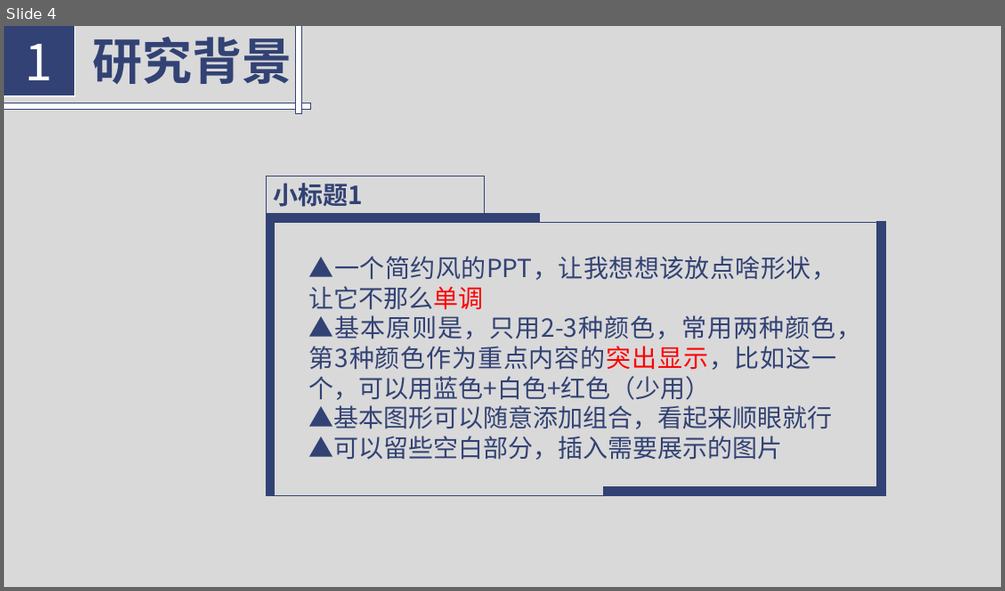
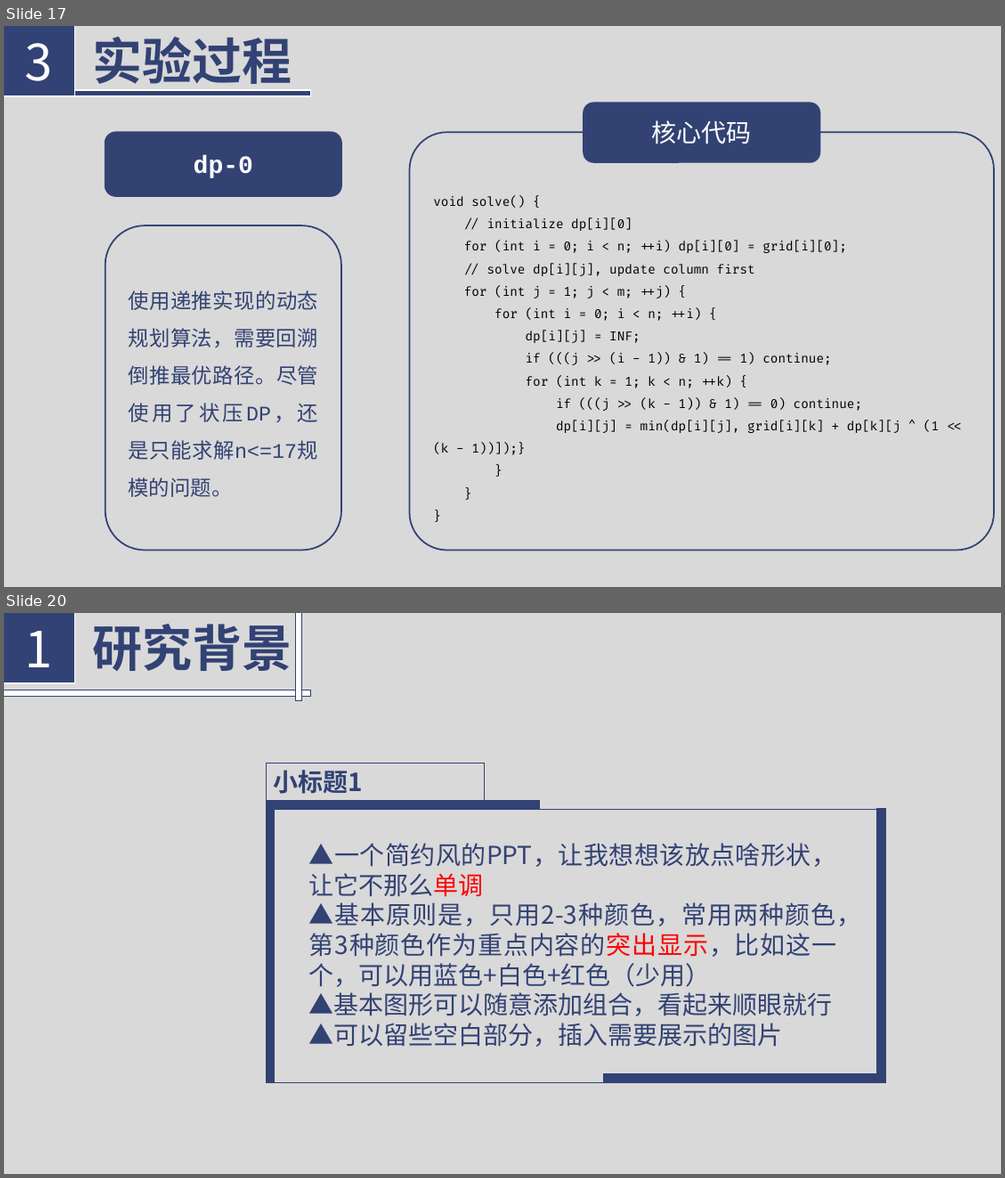
Before and after one commit to Florenz0707/AlgorithmProject, a slide deck: 3023244222-1-3/reports/introduction.pptx. Shown one above the other, each under a label of ours: slide 4 before the commit, slides 17 and 20 after it; the slides between them are not shown. The pictures are 1005x591 and 1005x1178 pixels, drawn with LibreOffice and Linux fonts; fonts in the diff are those of the drawing. Boxes give left, top, right and bottom in pixels: in the first picture for what was removed or moved away, otherwise in the second. Text is boxed around its words. In the diff, an @@ line names an element or a change of style, - is before the commit and + after.

```diff
--- a/3023244222-1-3/reports/introduction.pptx
+++ b/3023244222-1-3/reports/introduction.pptx
@@ slide 17 added at [4,26,1001,587], background #D9D9D9 @@
@@ rectangle added at [4,26,75,97], fill #324274, outline #FFFFFF 1 pt, 48 pt, text #FFFFFF @@
+3
@@ text added at [93,37,292,92], 48 pt, text #324274, bold @@
+实验过程
@@ rectangle added at [4,90,310,96], fill #324274, outline #FFFFFF 1 pt @@
@@ rounded rectangle added at [583,103,820,162], fill #324273, outline #324273 1.5 pt @@
@@ rounded rectangle added at [409,132,994,550], fill #D9D9D9, outline #324273 1.5 pt @@
@@ text added at [652,120,752,144], 24 pt, text #FFFFFF @@
+核心代码
@@ text added at [433,196,938,455], 12 pt, text #000000 @@
+void solve() {
+// initialize dp[i][0]
+for (int i = 0; i < n; ++i) dp[i][0] = grid[i][0];
+// solve dp[i][j], update column first
+for (int j = 1; j < m; ++j) {
+for (int i = 0; i < n; ++i) {
+dp[i][j] = INF;
+if (((j >> (i - 1)) & 1) == 1) continue;
+for (int k = 1; k < n; ++k) {
+if (((j >> (k - 1)) & 1) == 0) continue;
+dp[i][j] = min(dp[i][j], grid[i][k] + dp[k][j ^ (1 << (k - 1))]);}
+}
+}
+}
@@ group added at [105,132,341,550]: 2 rounded rectangles, 2 texts @@
+dp-0
+使用递推实现的动态规划算法，需要回溯倒推最优路径。尽管使用了状压DP，还是只能求解n<=17规模的问题。
@@ what was slide 4 is now slide 20 @@
```
Also in this commit, not shown: 2 slides changed, 16 other slides added, 3 slides removed, 2 other files.
